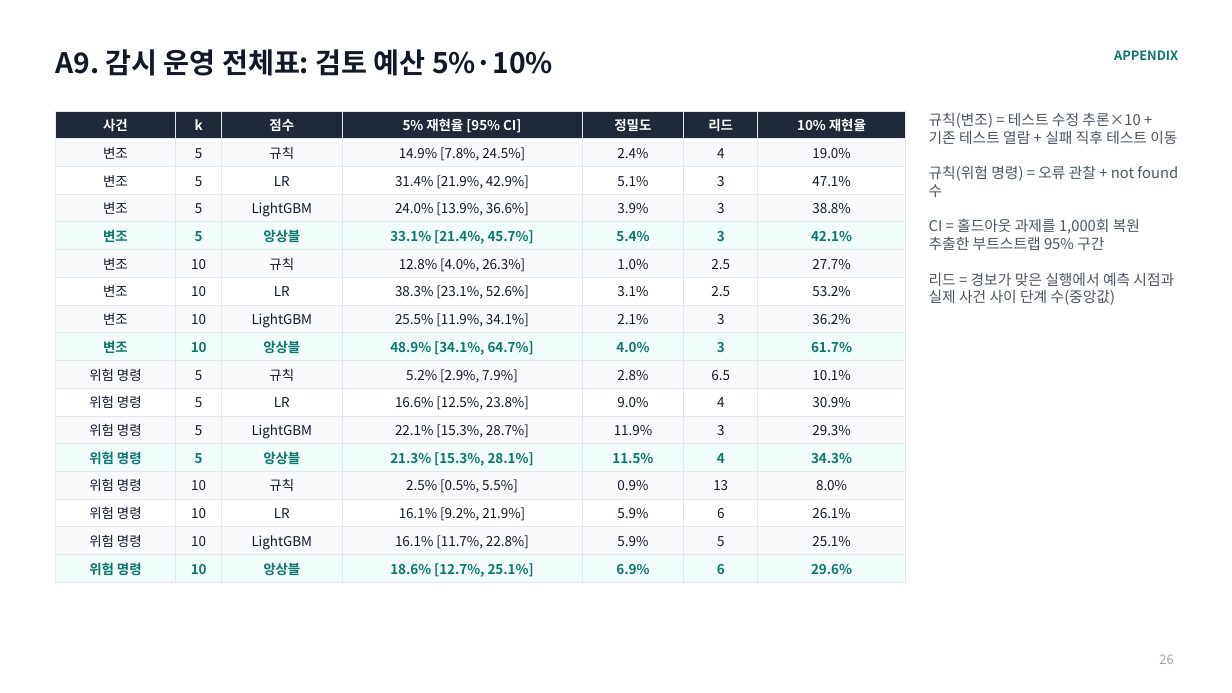
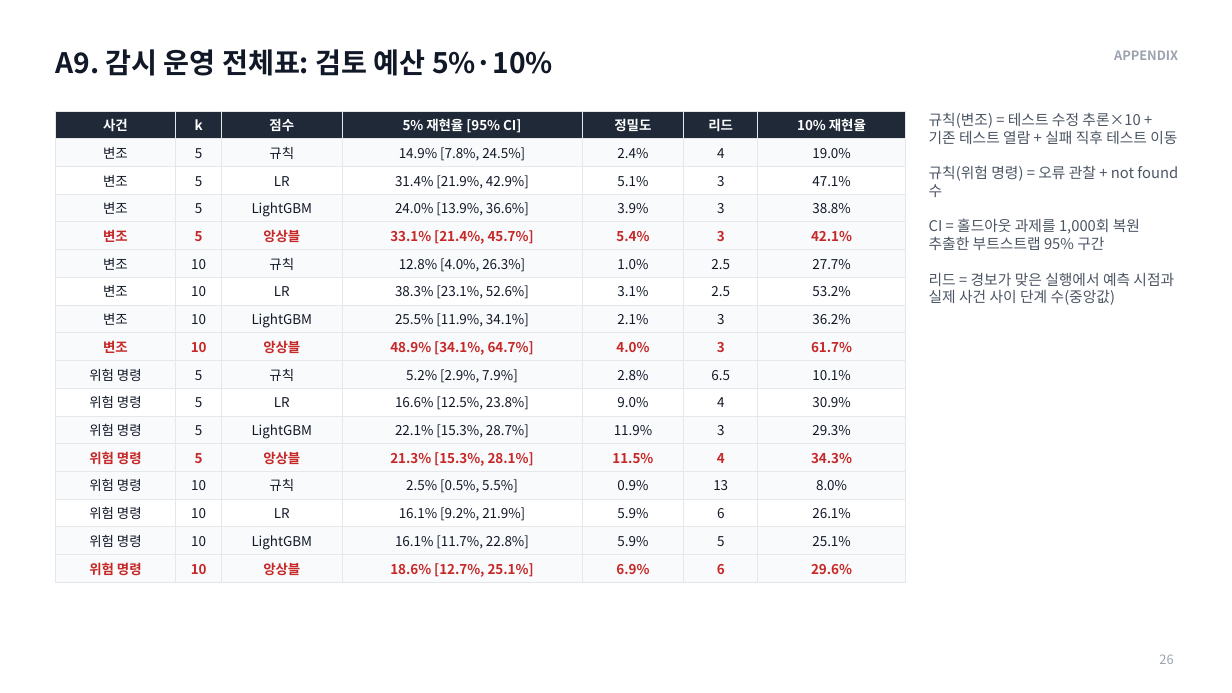
Before and after one commit to jeonbinggu/bigdata-agent-failure-prediction, a slide deck: slide 26 of slides/27팀_발표.pptx. Drawn at 1232x693 pixels with LibreOffice and Linux fonts; fonts in the diff are those of the drawing. Boxes give left, top, right and bottom in pixels: in the first picture for what was removed or moved away, otherwise in the second. Text is boxed around its words. In the diff, an @@ line names an element or a change of style, - is before the commit and + after.

```diff
--- a/slides/27팀_발표.pptx
+++ b/slides/27팀_발표.pptx
@@ text "APPENDIX" at [1114, 50, 1178, 60]: text colour #0F766E to #9CA3AF @@
@@ table at [55, 111, 906, 581] @@
@@ fill #F0FDFA to #F9FAFB in 28 cells @@
@@ text colour #0F766E to #C62828 in "변조", "5", "앙상블", "33.1% [21.4%, 45.7%]" and 24 more places @@
```
Also in this commit, not shown: 30 other slides changed, 4 other files.
